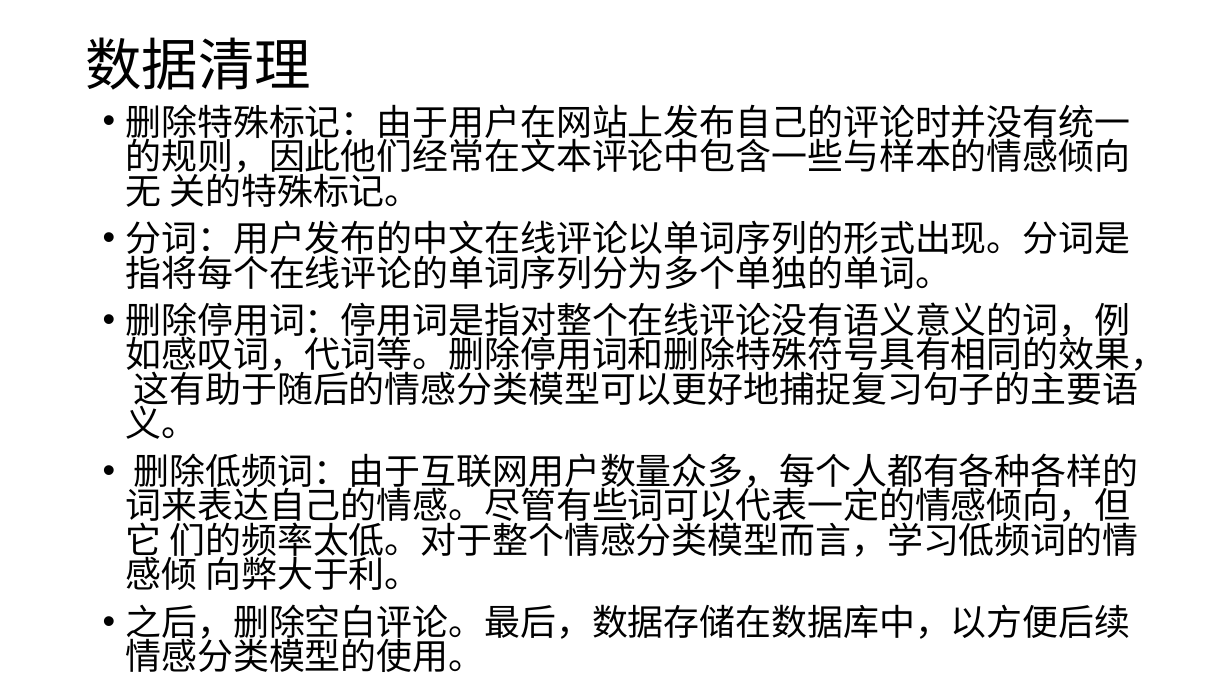
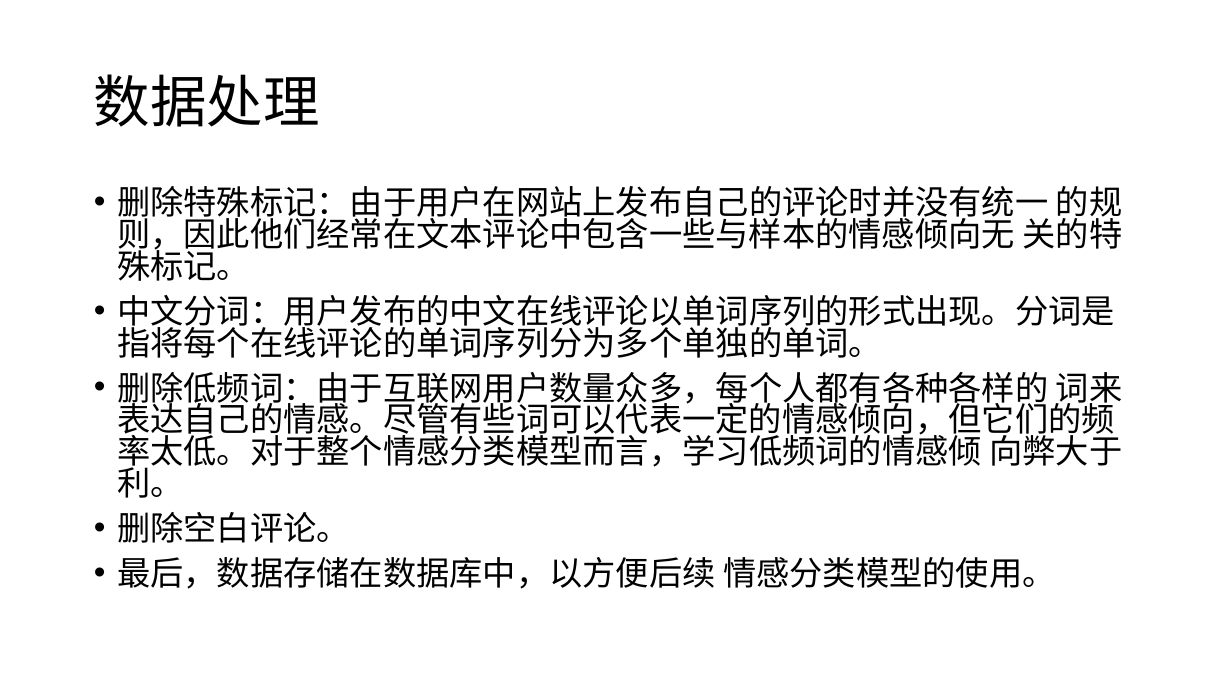
Before and after one commit to XinLin-cs/Dev_Note, a slide deck: slide 12 of COVID-19 Sentiment based on Weak Tagging Information/开题报告.pptx (slide 8 before the commit). Drawn at 1232x693 pixels with LibreOffice and Linux fonts; fonts in the diff are those of the drawing. Boxes give left, top, right and bottom in pixels: in the first picture for what was removed or moved away, otherwise in the second. Text is boxed around its words. In the diff, an @@ line names an element or a change of style, - is before the commit and + after.

```diff
--- a/COVID-19 Sentiment based on Weak Tagging Information/开题报告.pptx
+++ b/COVID-19 Sentiment based on Weak Tagging Information/开题报告.pptx
@@ title at bbox=[94, 74, 320, 127]: text changed @@
-数据清理
+数据处理
@@ text "删除特殊标记：由于用户在网站上发布自己的评论时并没有统一 的规则，因此他们经常在文本评论中包含一些与样本的情感倾向无 关 ...": place and size @@
-text "删除特殊标记：由于用户在网站上发布自己的评论时并没有统一 的规则，因此他们经常在文本评论中包含一些与样本的情感倾向无 关 ..." at bbox=[126, 104, 1167, 672]
+text "删除特殊标记：由于用户在网站上发布自己的评论时并没有统一 的规则，因此他们经常在文本评论中包含一些与样本的情感倾向无 关 ..." at bbox=[117, 186, 1123, 589]
@@ text at bbox=[117, 186, 1123, 281]: size 28 to 25.9 pt in "删除特殊标记：由于用户在网站上发布自己的评论时并没有统一 的规则，因此他们经常在文本评论中包含一些与样本的情感倾向无 关 ..." @@
@@ text at bbox=[117, 295, 1123, 589]: text changed; size 28 to 25.9 pt @@
-• 分词：用户发布的中文在线评论以单词序列的形式出现。分词是 指将每个在线评论的单词序列分为多个单独的单词。
-• 删除停用词：停用词是指对整个在线评论没有语义意义的词，例 如感叹词，代词等。删除停用词和删除特殊符号具有相同的效果， 这有助于随后的情感分类模型可以更好地捕捉复习句子的主要语义。
-• 删除低频词：由于互联网用户数量众多，每个人都有各种各样的 词来表达自己的情感。尽管有些词可以代表一定的情感倾向，但它 们的频率太低。对于整个情感分类模型而言，学习低频词的情感倾 向弊大于利。
-• 之后，删除空白评论。最后，数据存储在数据库中，以方便后续 情感分类模型的使用。
+• 中文分词：用户发布的中文在线评论以单词序列的形式出现。分词是 指将每个在线评论的单词序列分为多个单独的单词。
+• 删除低频词：由于互联网用户数量众多，每个人都有各种各样的 词来表达自己的情感。尽管有些词可以代表一定的情感倾向，但它们的频率太低。对于整个情感分类模型而言，学习低频词的情感倾 向弊大于利。
+• 删除空白评论。
+• 最后，数据存储在数据库中，以方便后续 情感分类模型的使用。
```
Also in this commit, not shown: 11 other slides changed, 10 slides added, 3 slides removed.
